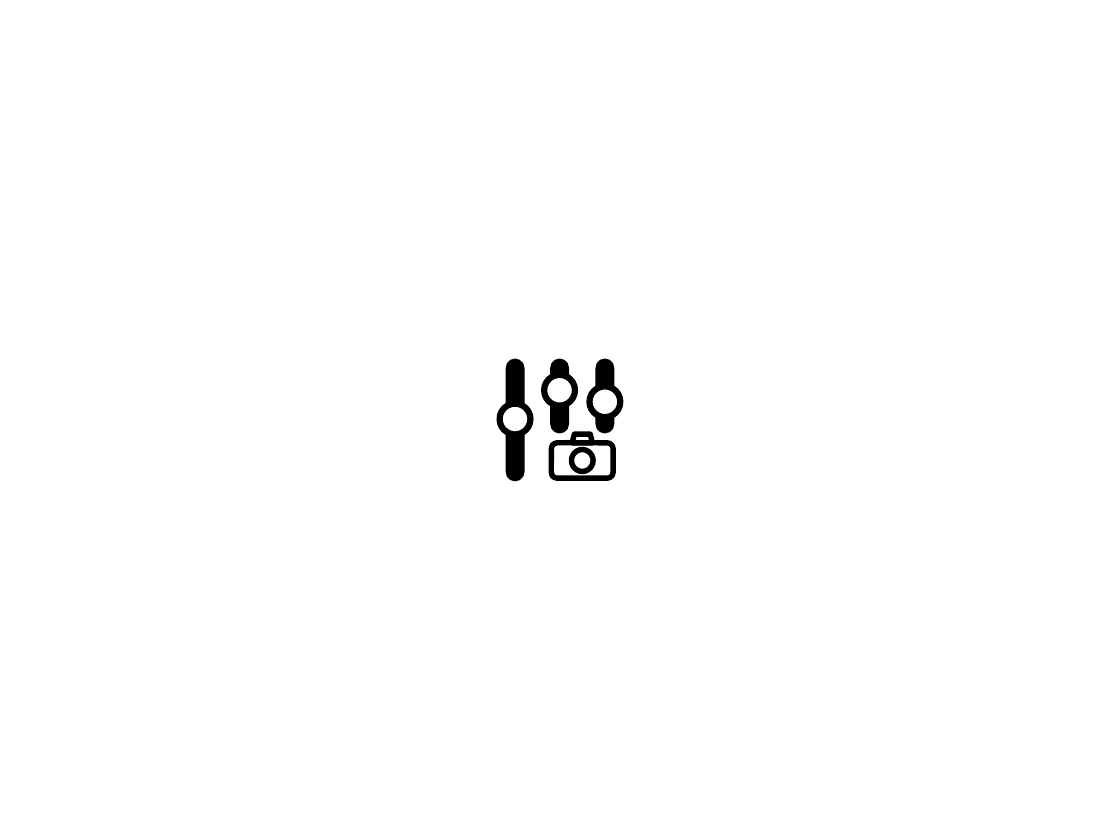
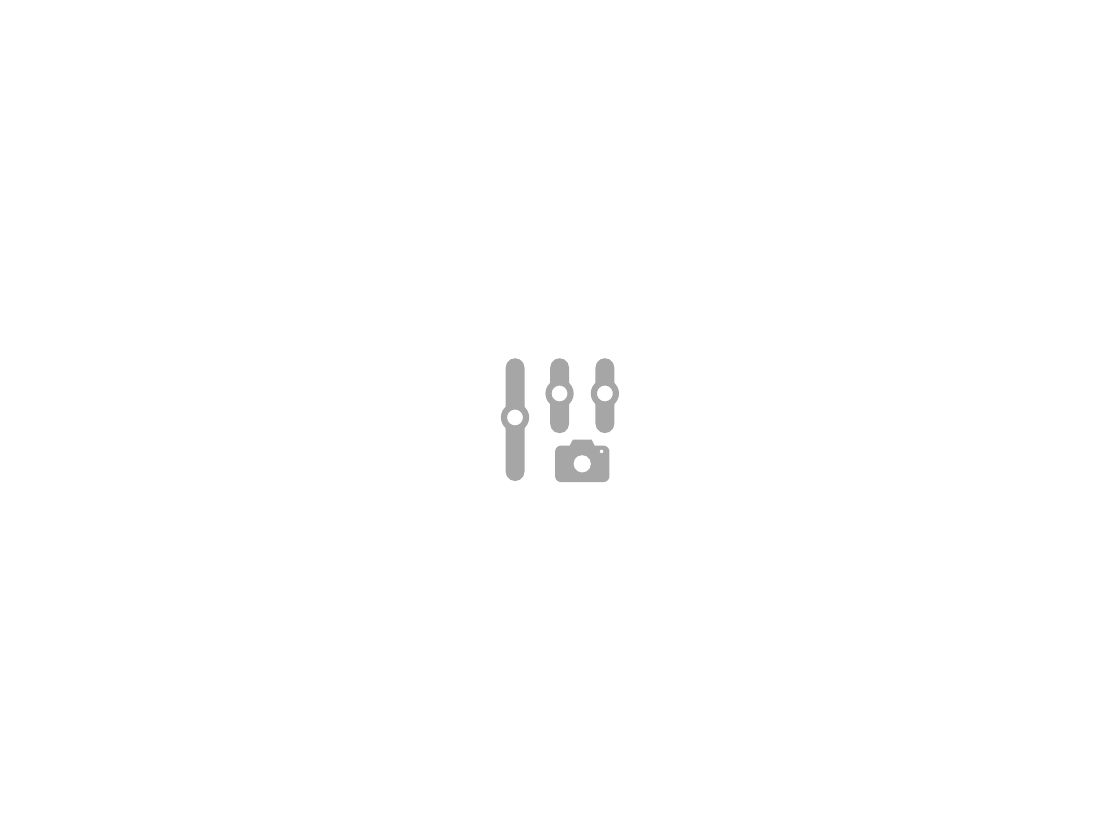
Before and after one commit to YinshengGuo/WinduVision, a slide deck: slide 6 of icons/icons.pptx (slide 11 before the commit). Drawn at 1120x840 pixels with LibreOffice and Linux fonts; fonts in the diff are those of the drawing. Boxes give left, top, right and bottom in pixels: in the first picture for what was removed or moved away, otherwise in the second. Text is boxed around its words. In the diff, an @@ line names an element or a change of style, - is before the commit and + after.

```diff
--- a/icons/icons.pptx
+++ b/icons/icons.pptx
@@ fill #000000 to #A6A6A6 in 3 elements at (x1=550, y1=358, x2=569, y2=433), (x1=505, y1=358, x2=524, y2=482), (x1=596, y1=358, x2=615, y2=433) @@
@@ ellipse resized from (x1=544, y1=375, x2=576, y2=407) to (x1=549, y1=383, x2=571, y2=405) @@
@@ outline #000000 4 pt to #A6A6A6 4 pt in 3 elements at (x1=504, y1=407, x2=526, y2=429), (x1=549, y1=383, x2=571, y2=405), (x1=594, y1=383, x2=616, y2=405) @@
@@ ellipse resized from (x1=589, y1=386, x2=620, y2=418) to (x1=594, y1=383, x2=616, y2=405) @@
@@ ellipse resized from (x1=500, y1=403, x2=531, y2=435) to (x1=504, y1=407, x2=526, y2=429) @@
@@ rounded rectangle at (x1=558, y1=449, x2=606, y2=479): fill none to #A6A6A6; outline #000000 3.5 pt to #A6A6A6 4 pt; proportions changed @@
@@ rounded rectangle resized from (x1=551, y1=442, x2=613, y2=478) to (x1=558, y1=449, x2=606, y2=479) @@
@@ trapezoid moved from (x1=572, y1=435, x2=592, y2=444) to (x1=571, y1=442, x2=594, y2=450) @@
@@ trapezoid at (x1=571, y1=442, x2=594, y2=450): fill none to #A6A6A6; outline #000000 3.5 pt to #A6A6A6 4 pt; proportions changed @@
@@ ellipse added at (x1=600, y1=449, x2=604, y2=452), fill #FFFFFF @@
@@ ellipse resized from (x1=571, y1=449, x2=592, y2=472) to (x1=573, y1=455, x2=590, y2=472) @@
@@ ellipse at (x1=573, y1=455, x2=590, y2=472): fill none to #FFFFFF; outline #000000 3.5 pt to none @@
```
Also in this commit, not shown: 1 other slide changed, 3 slides added, 18 other files.
